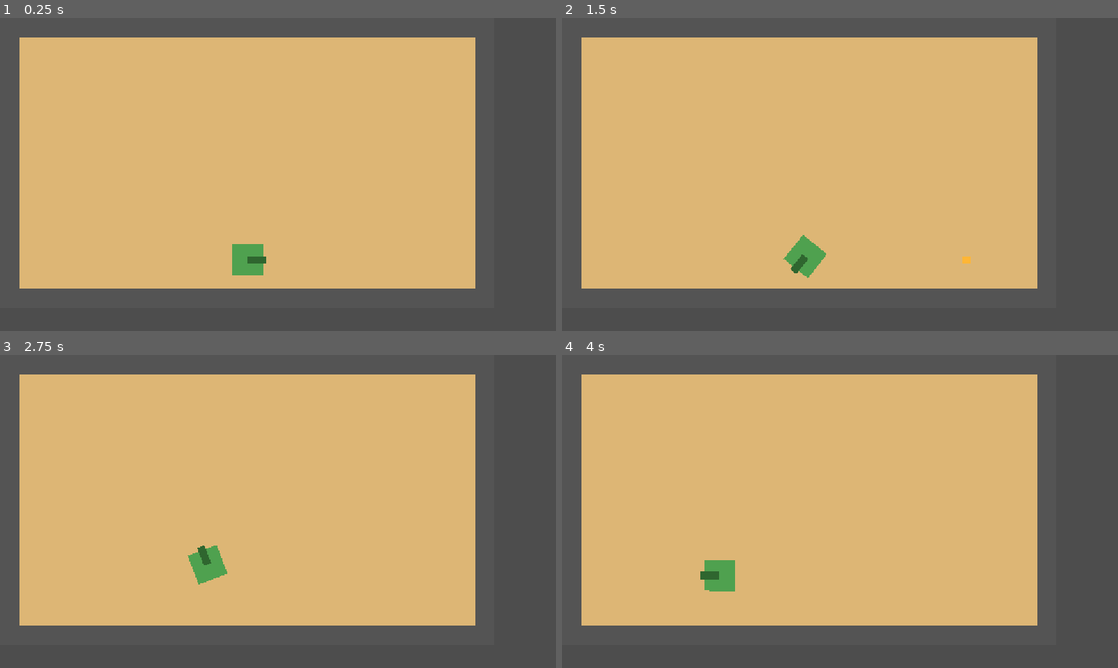
Above: before the commit, frames 1-4 (two rows, left to right).
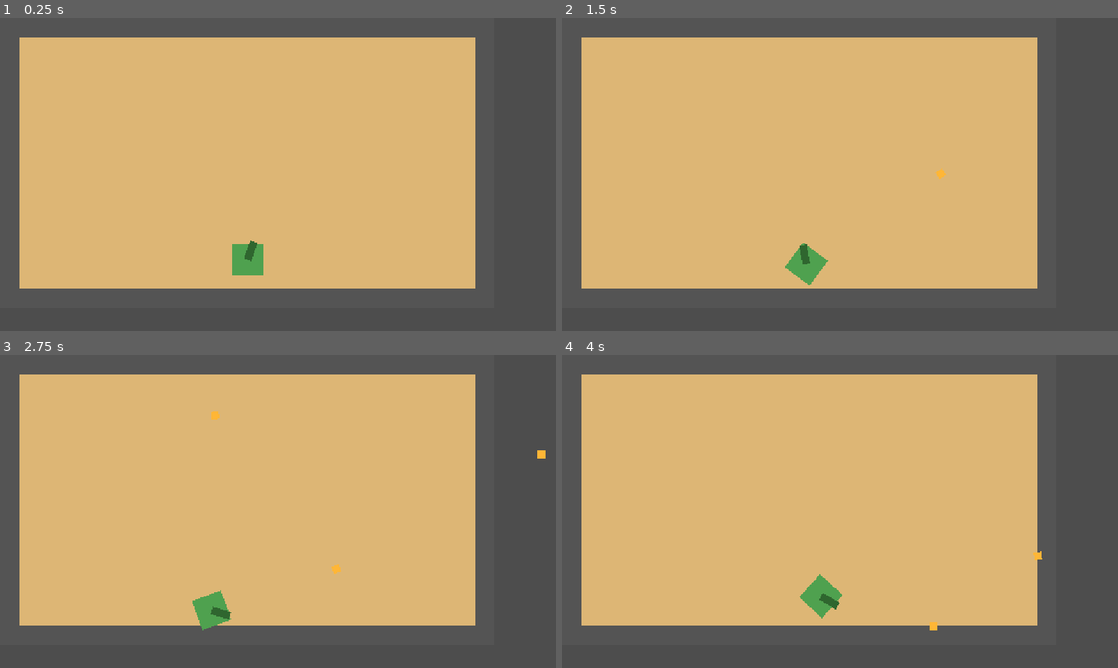
Above: after the commit, the same moments.

Repository: AOEMilad/Tanks
Game: Godot game, scene res://scenes/levels/test_level.tscn
The game is run twice, just before and just after one commit, with the same random seed, the same clock (stepped at 60 frames per second) and the same inputs.
Inputs (mouse positions are in pixels of both pictures, inside the frame that each line leads up to):
- Up to frame 1 (0.25 s): no input
- Up to frame 2 (1.5 s): tap Enter (p2_shoot) at 0.5, 0.8, 1.35 s; move the mouse to (962, 158) at 0.52 s; hold D (p1_rotate_right) 0.53-1.28 s; hold Space (p1_shoot) 0.53-1.28 s; move the mouse to (728, 190) at 1.27 s; hold S (p1_move_backward) from 1.28 s (still down)
- Up to frame 3 (2.75 s): tap Space (p1_shoot) at 1.55 s; move the mouse to (333, 442) at 2.02 s; release S (p1_move_backward) at 2.03 s; hold D (p1_rotate_right) from 2.03 s (still down); hold Space (p1_shoot) from 2.03 s (still down); tap Enter (p2_shoot) at 2.3 s
- Up to frame 4 (4 s): move the mouse to (812, 574) at 2.77 s; release D (p1_rotate_right) at 2.78 s; release Space (p1_shoot) at 2.78 s; hold W (p1_move_forward) 2.78-3.53 s; tap Down (p2_move_backward) at 2.85 s; tap Space (p1_shoot) at 3.05 s; move the mouse to (1006, 558) at 3.52 s; hold A (p1_rotate_left) from 3.53 s (still down); hold Up (p2_move_forward) from 3.53 s (still down); tap Enter (p2_shoot) at 3.8 s

The runs differ from the first frame. In frame 1, 0.1% of the frame differs, in the area x 44-48%, y 71-79%; in frame 2, 0.5%; in frame 3, 1.2%, in the area x 33-99%, y 18-88%; in frame 4, 1.2%.

Commit message:
Implemented cannon-mouse aiming

Diff:
--- a/scenes/game_objects/tanks/tank_base.tscn
+++ b/scenes/game_objects/tanks/tank_base.tscn
@@ -42,3 +42,8 @@
 [node name="EngineSound" type="AudioStreamPlayer2D" parent="."]
 
 [node name="ShootSound" type="AudioStreamPlayer2D" parent="."]
+
+[node name="ReloadTimer" type="Timer" parent="."]
+one_shot = true
+
+[connection signal="timeout" from="ReloadTimer" to="." method="_on_reload_timer_timeout"]
--- a/scripts/tanks/player_tank_controller.gd
+++ b/scripts/tanks/player_tank_controller.gd
@@ -1,47 +1,43 @@
-# res://scripts/tanks/player_tank_controller.gd
 extends TankController
 
 class_name PlayerTankController
 
-# Control settings
 @export var player_index: int = 0  # For multiple local players
 
 func _ready():
 	super._ready()
 
-# Override to get player-specific input
+func update_cannon_aim():
+	var mouse_pos = get_global_mouse_position()
+	var cannon_global_pos = cannon.global_position
+	var aim_direction = (mouse_pos - cannon_global_pos).normalized()
+	cannon.rotation = aim_direction.angle()
+
 func get_movement_input() -> Vector2:
 	var input_vector = Vector2.ZERO
 
-	# Different input handling for player 1 and 2
 	if player_index == 0:
-		# WASD controls for player 1
 		if Input.is_action_pressed("p1_move_forward"):
 			input_vector.y = -1
 		elif Input.is_action_pressed("p1_move_backward"):
 			input_vector.y = 1
 	else:
-		# Arrow keys for player 2
 		if Input.is_action_pressed("p2_move_forward"):
 			input_vector.y = -1
 		elif Input.is_action_pressed("p2_move_backward"):
 			input_vector.y = 1
 
-	# Convert local input to global direction
-	return input_vector.rotated(rotation)
+	return input_vector.rotated(rotation)  # Ensure movement aligns with rotation
 
-# Override to get player-specific rotation input
 func get_rotation_input() -> float:
 	var rotation_input = 0.0
 
 	if player_index == 0:
-		# A/D keys for rotation
 		if Input.is_action_pressed("p1_rotate_left"):
 			rotation_input = -1.0
 		elif Input.is_action_pressed("p1_rotate_right"):
 			rotation_input = 1.0
 	else:
-		# Left/Right arrows for rotation
 		if Input.is_action_pressed("p2_rotate_left"):
 			rotation_input = -1.0
 		elif Input.is_action_pressed("p2_rotate_right"):
@@ -50,7 +46,6 @@
 	return rotation_input
 
 func _input(event):
-	# Handle shooting
 	if player_index == 0 and event.is_action_pressed("p1_shoot"):
 		shoot()
 	elif player_index == 1 and event.is_action_pressed("p2_shoot"):
--- a/scripts/tanks/tank_controller.gd
+++ b/scripts/tanks/tank_controller.gd
@@ -1,88 +1,146 @@
-# res://scripts/tanks/tank_controller.gd
 extends CharacterBody2D
 
 class_name TankController
 
-# Tank properties
+# Tank movement
 @export var max_speed: float = 150.0
 @export var acceleration: float = 500.0
 @export var friction: float = 700.0
-@export var rotation_speed: float = 3.0
+@export var rotation_speed: float = 1.2
 
-# Shooting properties
+# Shooting
 @export var projectile_scene: PackedScene
-@export var fire_cooldown: float = 0.5
-@export var max_projectiles: int = 5
+@export var fire_cooldown: float = 0.2
+@export var max_projectiles: int = 4
+@export var reload_time: float = 2.0
 
-# State tracking
+# AI & Player Control
+@export var is_player: bool = false  # True for player tanks, False for AI tanks
+
+# Sounds
+@onready var shoot_sound = $ShootSound
+
+# State
 var can_fire: bool = true
-var active_projectiles: int = 0
+var shots_fired: int = 0
+var is_reloading: bool = false
+var can_move: bool = true
 
 # Components
 @onready var cannon = $Cannon
+@onready var cannon_sprite = $Cannon/CannonSprite
 @onready var projectile_spawn = $Cannon/ProjectileSpawn
 @onready var cooldown_timer = $CooldownTimer
+@onready var reload_timer = $ReloadTimer
 
 func _ready():
 	cooldown_timer.wait_time = fire_cooldown
 	cooldown_timer.one_shot = true
+	cooldown_timer.timeout.connect(_on_cooldown_timer_timeout)
+
+	reload_timer.wait_time = reload_time
+	reload_timer.one_shot = true
+	reload_timer.timeout.connect(_on_reload_timer_timeout)
 
 func _physics_process(delta):
 	handle_movement(delta)
 	handle_rotation(delta)
+	update_cannon_aim()
 	move_and_slide()
 
-# Handles tank movement based on input
 func handle_movement(delta):
-	var input_vector = Vector2.ZERO
+	if !can_move:
+		return
 
-	# This will be overridden in player and AI implementations
-	input_vector = get_movement_input()
-
-	# Apply acceleration or friction
+	var input_vector = get_movement_input()
 	if input_vector != Vector2.ZERO:
 		velocity = velocity.move_toward(input_vector * max_speed, acceleration * delta)
 	else:
 		velocity = velocity.move_toward(Vector2.ZERO, friction * delta)
 
-# Base method to be overridden
+func handle_rotation(delta):
+	if !can_move:
+		return
+
+	var dir = get_rotation_input()
+	rotation += dir * rotation_speed * delta
+
+# Cannon aiming logic
+func update_cannon_aim():
+	pass
+	#if is_player:
+		#var mouse_pos = get_global_mouse_position()
+		#var direction = (mouse_pos - cannon.global_position).normalized()
+		#cannon.rotation = direction.angle()
+	#else:
+		## AI targets the nearest player tank
+		#var player_tank = get_nearest_player_tank()
+		#if player_tank:
+			#var direction = (player_tank.global_position - cannon.global_position).normalized()
+			#cannon.rotation = direction.angle()
+
+# Finds the nearest player-controlled tank for AI targeting
+func get_nearest_player_tank() -> Node2D:
+	var player_tanks = get_tree().get_nodes_in_group("player_tanks")
+	if player_tanks.is_empty():
+		return null
+
+	var closest_tank = player_tanks[0]
+	var min_distance = global_position.distance_to(closest_tank.global_position)
+
+	for tank in player_tanks:
+		var distance = global_position.distance_to(tank.global_position)
+		if distance < min_distance:
+			closest_tank = tank
+			min_distance = distance
+
+	return closest_tank
+
 func get_movement_input() -> Vector2:
-	return Vector2.ZERO
+	return Vector2.ZERO  # Implement actual player input handling
 
-# Handles tank rotation based on input
-func handle_rotation(delta):
-	var target_direction = get_rotation_input()
+func get_rotation_input() -> float:
+	return 0.0  # Implement actual player input handling
 
-	if target_direction != 0:
-		rotation += target_direction * rotation_speed * delta
+# Shooting logic
+func shoot():
+	if !can_fire or is_reloading or shots_fired >= max_projectiles:
+		return
 
-# Base method to be overridden
-func get_rotation_input() -> float:
-	return 0.0
+	var projectile = projectile_scene.instantiate()
+	projectile.global_position = projectile_spawn.global_position
+	projectile.rotation = cannon.global_rotation  # Ensure projectile follows cannon rotation
+	projectile.tank_owner = self
 
-# Shoots a projectile if conditions are met
-func shoot():
-	if can_fire and active_projectiles < max_projectiles:
-		var projectile = projectile_scene.instantiate()
-		projectile.global_position = projectile_spawn.global_position
-		projectile.rotation = cannon.global_rotation
-		projectile.tank_owner = self
-
-		# Connect to projectile destroyed signal to track active count
+	if projectile.has_signal("destroyed"):
 		projectile.destroyed.connect(_on_projectile_destroyed)
 
-		# Add projectile to game world
-		get_tree().get_root().add_child(projectile)
+	get_tree().root.add_child(projectile)
 
-		# Start cooldown and increase active projectile count
-		can_fire = false
-		active_projectiles += 1
-		cooldown_timer.start()
+	# Play shoot sound
+	if shoot_sound:
+		shoot_sound.play()
 
-# Called when cooldown timer completes
+	shots_fired += 1
+	can_fire = false
+	can_move = false  # Prevent movement when shooting
+
+	cooldown_timer.start()
+	await cooldown_timer.timeout  # Wait for cooldown
+	can_move = true  # Re-enable movement after shooting
+
+	if shots_fired >= max_projectiles:
+		is_reloading = true
+		reload_timer.start()
+
+# Cooldown and reload handling
 func _on_cooldown_timer_timeout():
 	can_fire = true
 
-# Called when a projectile is destroyed
+func _on_reload_timer_timeout():
+	shots_fired = 0
+	is_reloading = false
+
 func _on_projectile_destroyed():
-	active_projectiles -= 1
+	# Optional for future use
+	pass
